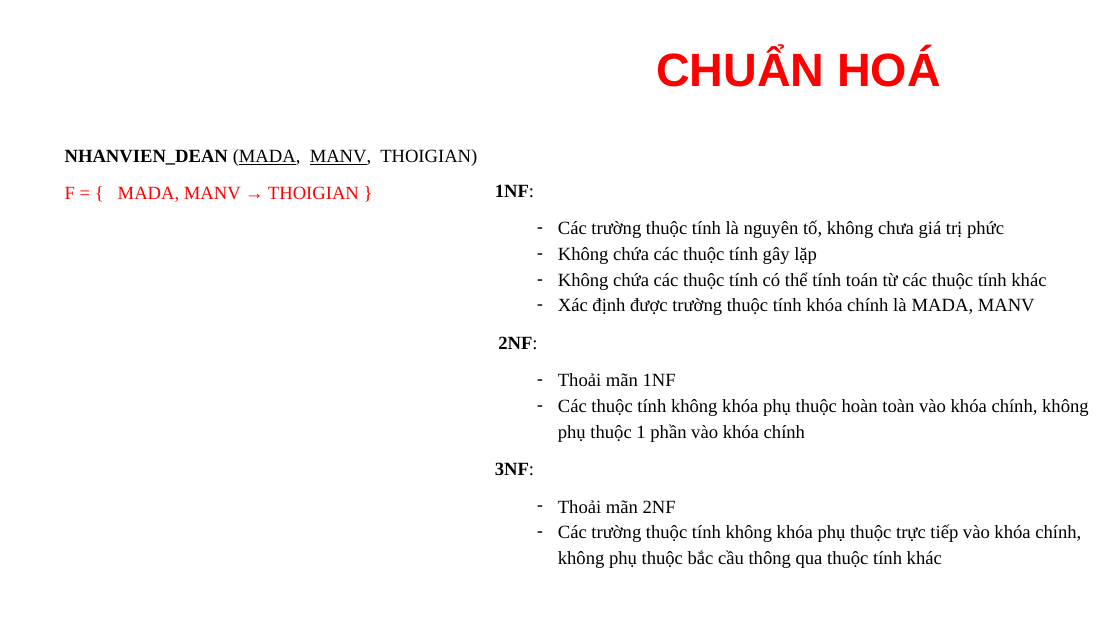
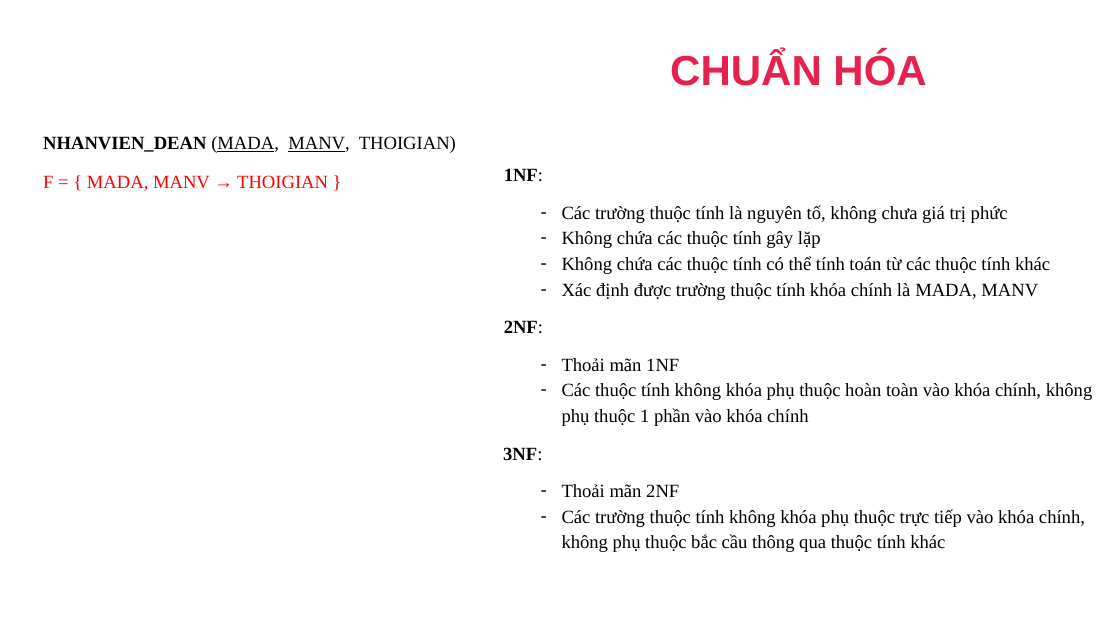
Before and after one commit to dangbinhphuoc/Sql_QuanLyNhanSu, a slide deck: slide 33 of PPQuanLyNhanSu.pptx (slide 39 before the commit). Drawn at 1120x630 pixels with LibreOffice and Linux fonts; fonts in the diff are those of the drawing; background and template pictures are left out. Boxes give left, top, right and bottom in pixels: in the first picture for what was removed or moved away, otherwise in the second. Text is boxed around its words. In the diff, an @@ line names an element or a change of style, - is before the commit and + after.

```diff
--- a/PPQuanLyNhanSu.pptx
+++ b/PPQuanLyNhanSu.pptx
@@ text at (670, 51, 926, 86): text changed; size 40 to 36 pt; text colour #FF0000 to #E5224E @@
-CHUẨN HOÁ
+CHUẨN HÓA
@@ text "NHANVIEN_DEAN (MADA, MANV, THOIGIAN)": place and size @@
-text "NHANVIEN_DEAN (MADA, MANV, THOIGIAN)" at (65, 149, 477, 202)
+text "NHANVIEN_DEAN (MADA, MANV, THOIGIAN)" at (43, 136, 456, 153)
@@ text added at (43, 175, 328, 191), 16 pt, text #FF0000 @@
+F = { MADA, MANV → THOIGIAN }
@@ text "1NF:": place and size @@
-text "1NF:" at (495, 184, 1089, 568)
+text "1NF:" at (503, 168, 1093, 552)
@@ text at (504, 168, 543, 334): indent changed @@
@@ text at (65, 186, 359, 202): paragraph removed @@
-F = { MADA, MANV → THOIGIAN }
```
Also in this commit, not shown: 40 other slides changed, 1 slide added, 2 other files.
